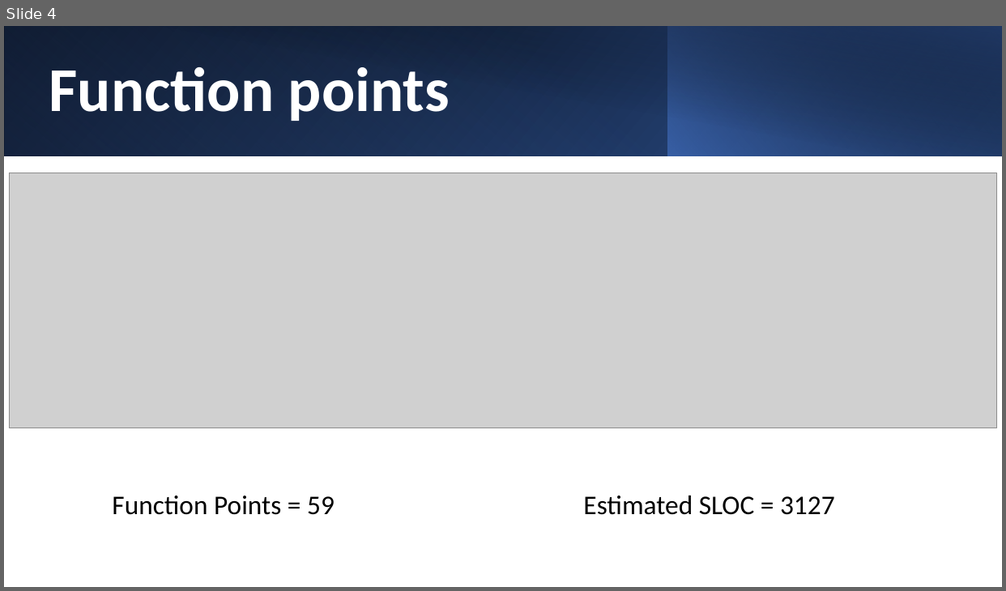
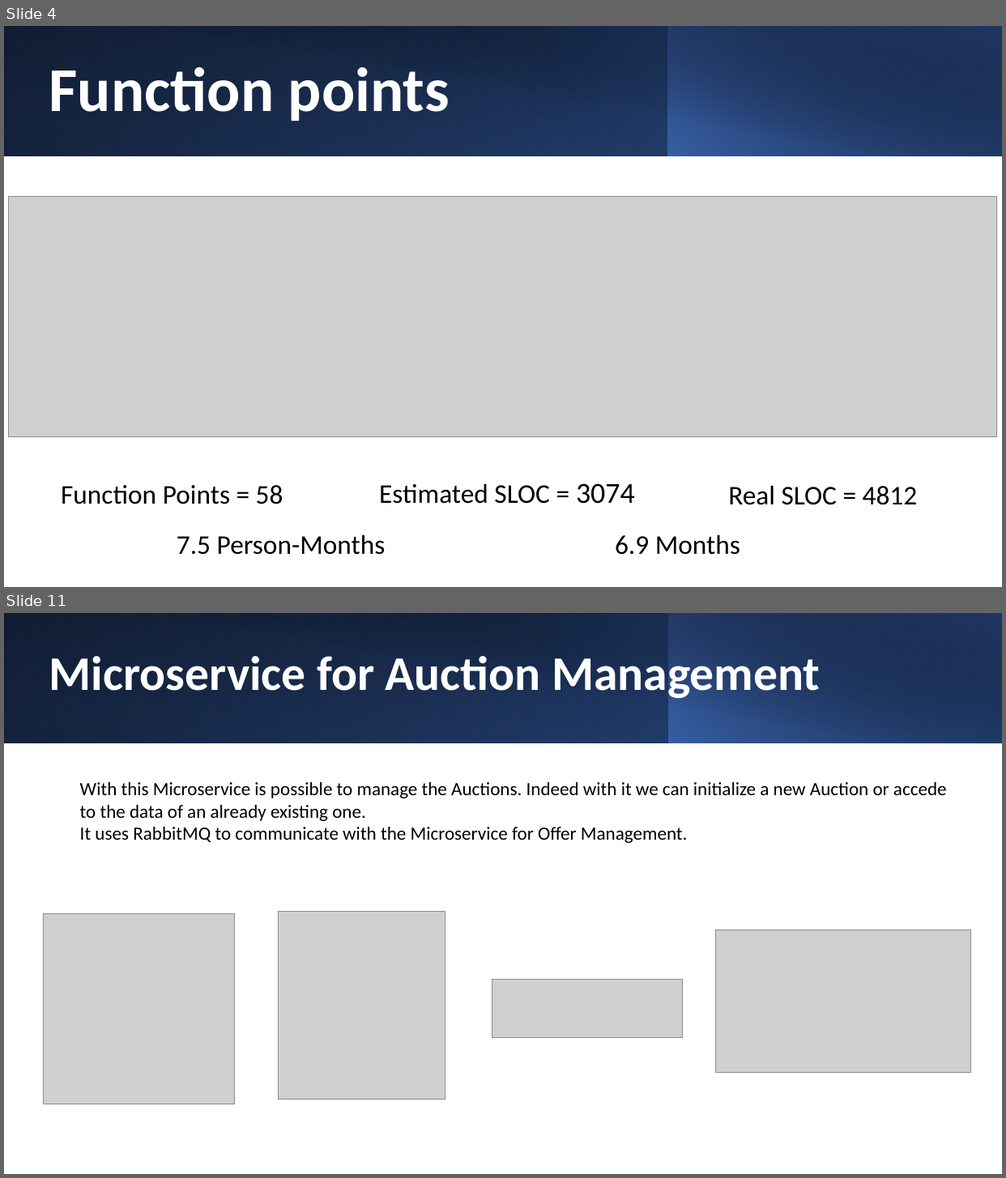
Before and after one commit to Francesco10998/Lab_Project, a slide deck: Documentation/Golden Auctions.pptx. Shown one above the other, each under a label of ours: slide 4 before the commit, slides 4 and 11 after it; the slides between them are not shown. The pictures are 1006x591 and 1006x1178 pixels, drawn with LibreOffice and Linux fonts; fonts in the diff are those of the drawing; grey boxes stand for pictures. Boxes give left, top, right and bottom in pixels: in the first picture for what was removed or moved away, otherwise in the second. Text is boxed around its words. In the diff, an @@ line names an element or a change of style, - is before the commit and + after.

```diff
--- a/Documentation/Golden Auctions.pptx
+++ b/Documentation/Golden Auctions.pptx
@@ slide 11 added at [4,613,1002,1174], background #FFFFFF @@
@@ rectangle added at [4,613,1002,743], fill gradient #000000 to #2F5597 @@
@@ rectangle added at [4,613,669,743], fill gradient #4472C4 to #203864 @@
@@ rectangle added at [41,613,1002,744], fill gradient #000000 to #203864 @@
@@ rectangle added at [669,613,1002,743], fill gradient #4472C4 to #000000 @@
@@ text added at [49,656,820,702], 46.5 pt, text #FFFFFF, bold @@
+Microservice for Auction Management
@@ text added at [80,782,947,843], 18 pt, text #000000 @@
+With this Microservice is possible to manage the Auctions. Indeed with it we can initialize a new Auction or accede to the data of an already existing one.
+It uses RabbitMQ to communicate with the Microservice for Offer Management.
@@ picture added at [44,914,235,1105] @@
@@ picture added at [278,912,445,1100] @@
@@ picture added at [716,931,971,1073] @@
@@ picture added at [492,979,682,1037] @@
@@ slide 4 changed as well @@
@@ picture: place and size @@
-picture at [9,173,997,429]
+picture at [9,197,997,437]
@@ text at [61,485,283,505]: text changed @@
-Function Points = 59
+Function Points = 58
@@ text at [379,484,635,504]: text changed @@
-Estimated SLOC = 3127
+Estimated SLOC = 3074
@@ text added at [728,486,918,506], 26 pt, text #000000 @@
+Real SLOC = 4812
@@ text added at [177,535,386,555], 26 pt, text #000000 @@
+7.5 Person-Months
@@ text added at [615,535,740,555], 26 pt, text #000000 @@
+6.9 Months
```
Also in this commit, not shown: 3 other slides changed, 9 other slides added, 1 slide removed, 55 other files.
